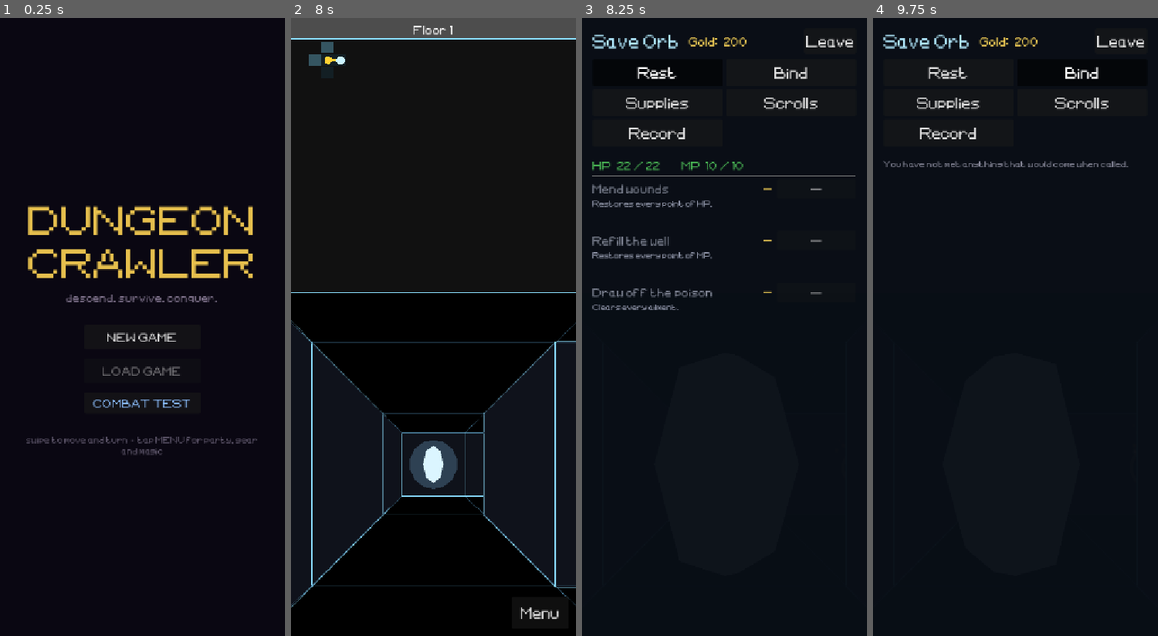
Above: before the commit, frames 1-4 (left to right).
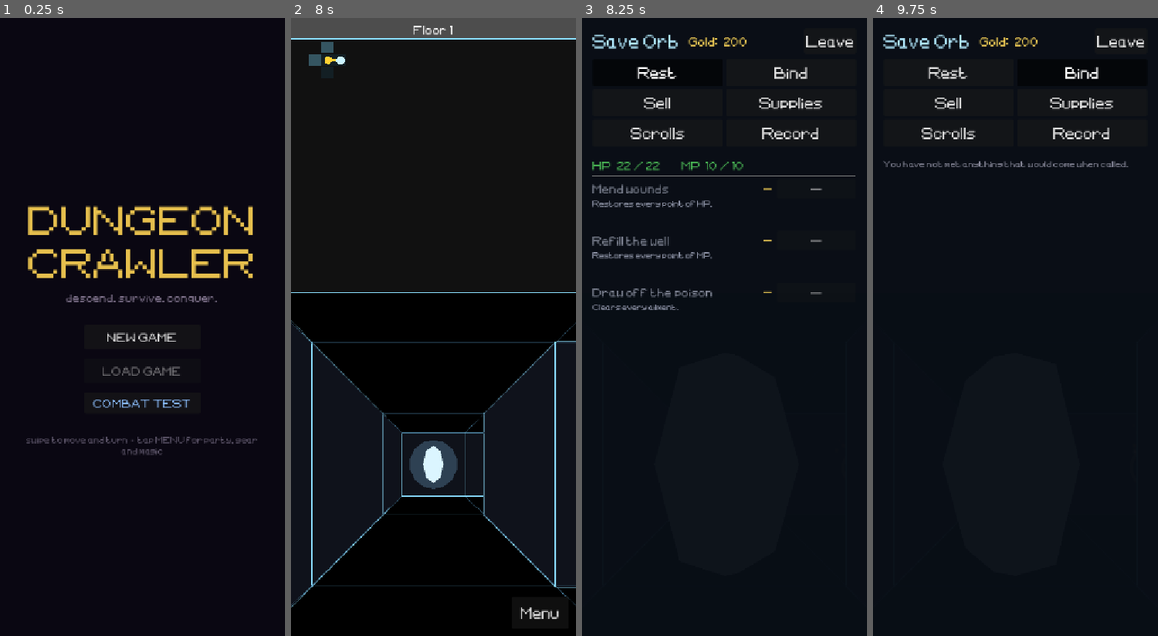
Above: after the commit, the same moments.

Repository: tausiftt5238/four-dragons-deep
Game: Godot game, scene res://scenes/title.tscn
Two runs of this game, one before a commit and one after it. Both use one fixed random seed, a clock stepped at 60 frames per second and the inputs below.
Inputs (mouse positions are in pixels of both pictures, inside the frame that each line leads up to):
- Up to frame 1 (0.25 s): no input
- Up to frame 2 (8 s): click "NEW GAME" at 0.5 s; click "Menu" at 1.25 s; click "Stats" at 2 s; click "Party" at 2.75 s; click "Items" at 3.5 s; click "Carried" at 4.25 s; click "Magic" at 5 s; click "Bestiary" at 5.75 s; click "Load [F9]" at 6.5 s; click "Cancel" at 7.25 s
- Up to frame 3 (8.25 s): tap Enter at 8 s; move the mouse to (710, 450) at 8.02 s; hold Up from 8.03 s (still down); tap Q at 8.1 s; click (710, 450) at 8.17 s
- Up to frame 4 (9.75 s): release Up at 8.75 s; click "Rest" at 8.75 s; click "Bind" at 9.5 s

Frames 1-2 are identical in both runs. In frame 3, 0.9% of the frame differs, in the area x 15-85%, y 12-20%; in frame 4, 0.9%.

Commit message:
sell a bound demon at an orb, for exactly what binding it costs
Demons never level, so a floor-two demon stays a floor-two demon for the
whole run, and until now there was no way out of that but letting one
die. An orb has a Sell tab: every demon in the rolodex, at the level it
was bound, for the same price the Bind tab charges for that level. Buy
one on floor four and sell it straight back and you get every coin
back; talk one down for free and it is worth that much to you. The
rolodex becomes a ladder rather than a collection.

Selling strikes the level off too. remember_recruit keeps the best copy
ever bound, so a level left behind would hand a later, weaker recruit
of the same name the sold demon's strength for nothing.

Co-Authored-By: Claude Opus 5 <noreply@anthropic.com>

Diff:
--- a/scripts/entities/player_character.gd
+++ b/scripts/entities/player_character.gd
@@ -120,6 +120,15 @@
 
 func deactivate_demon(demon_name: String) -> void:
 	active_demons.erase(demon_name)
+
+
+# Struck off the rolodex for good — sold at an orb. The level goes with it:
+# remember_recruit keeps the best copy ever bound, so leaving the old level
+# behind would hand a later, weaker recruit the sold demon's strength for free.
+func release_demon(demon_name: String) -> void:
+	recruited.erase(demon_name)
+	active_demons.erase(demon_name)
+	bound_level.erase(demon_name)
 
 
 # Newly bound demons take a free slot on their own, so a first recruit is
--- a/scripts/ui/orb_ui.gd
+++ b/scripts/ui/orb_ui.gd
@@ -76,8 +76,8 @@
 	tabs.add_theme_constant_override("v_separation", 6)
 	col.add_child(tabs)
 	for pair: Array in [["rest", "Rest"], ["bind", "Bind"],
-			["buy", "Supplies"], ["scrolls", "Scrolls"],
-			["save", "Record"]]:
+			["sell", "Sell"], ["buy", "Supplies"],
+			["scrolls", "Scrolls"], ["save", "Record"]]:
 		var btn: Button = Button.new()
 		btn.text = pair[1] as String
 		btn.toggle_mode = true
@@ -114,6 +114,7 @@
 	match tab:
 		"rest": _build_rest()
 		"bind": _build_bind()
+		"sell": _build_sell()
 		"buy":  _build_buy()
 		"scrolls": _build_scrolls()
 		"save": _build_save()
@@ -253,6 +254,51 @@
 					player.gold -= price
 					player.remember_recruit(enemy_name, offered_lv)
 					_set_status("%s answers to you now." % enemy_name)
+				_refresh())
+
+
+# ── Selling ───────────────────────────────────────────────────────────────────
+#
+# Demons never level, so a floor-two demon is a floor-two demon for the rest of
+# the run. This is the way out of that: it goes back for exactly what binding
+# one at its level costs, which makes the rolodex a ladder rather than a
+# collection — sell what you have outgrown and put the gold into something from
+# the floor you are standing on.
+static func sell_price(demon_name: String, lv: int) -> int:
+	var demon: Enemy = Enemy.make_at_level(demon_name, lv)
+	var price: int = bind_price(demon)
+	demon.free()
+	return price
+
+
+func _build_sell() -> void:
+	if player.recruited.is_empty():
+		SlotList.new(_content).add_note("Nothing bound to you.")
+		return
+	SlotList.paged(_content, _page, "sell", player.recruited.duplicate(),
+			_sell_offer, _refresh)
+
+
+func _sell_offer(list: SlotList, enemy_name: String) -> void:
+	var lv: int = int(player.bound_level.get(enemy_name, 1))
+	var demon: Enemy = player.bound_demon(enemy_name)
+	var lines: Array[String] = []
+	for e: String in demon.attack_elements:
+		lines.append(Affinity.element_name(e))
+	var element: String = "/".join(lines) if not lines.is_empty() else "no element"
+	var about: String = "LV %d   HP %d   MP %d   %s%s" % [
+			demon.lv, demon.max_hp, demon.max_mp, element,
+			"   summoned" if enemy_name in player.active_demons else ""]
+	demon.free()
+	var price: int = sell_price(enemy_name, lv)
+
+	list.add(enemy_name, Color(0.85, 0.85, 0.92), about,
+			"%d g" % price, Color(1.0, 0.85, 0.35),
+			"Sell", false,
+			func() -> void:
+				player.release_demon(enemy_name)
+				player.gold += price
+				_set_status("%s is released. %d gold." % [enemy_name, price])
 				_refresh())
 
 
